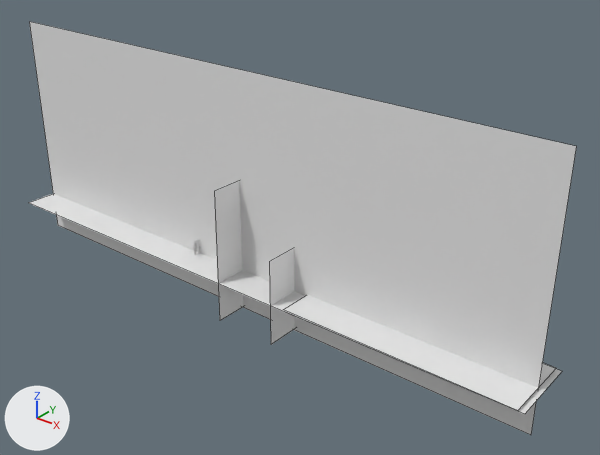
One commit to the Blender file dev/3d/UB_I.blend: the scene before it, then after it.
Rendered twice from a 50 mm camera at (36.3, -24.0, 18.0) aimed at (16.3, 1.1, 2.5). The lights are fixed; the arrows at lower left show +X, +Y and +Z. Mesh edges are drawn as thin lines on the coarser meshes.

The scene before the commit, as lines of its bpy script (objects in view):
```python
ob_ct_pressure_hull_is = bpy.data.objects.new('CT_pressure_hull.IS', me_cylinder)
ob_ct_pressure_hull_is.location = (13.62, 0.0, 1.4)
ob_pressure_hull_is = bpy.data.objects.new('pressure_hull.IS', me_cylinder_002)
ob_pressure_hull_is.location = (0.0, 0.0, 0.0)
ob_view_cs = bpy.data.objects.new('view.cs', me_plane_007)
ob_view_cs.location = (13.8, 0.01, 0.0)
ob_view_cs.rotation_euler = (-0.00873, 0.0, 0.0)  # degrees (-0.5, 0, 0)
ob_view_cs_spt14 = bpy.data.objects.new('view.cs.spt14', me_plane_004)
ob_view_cs_spt14.location = (16.8, 0.0, 0.0)
ob_view_side_late = bpy.data.objects.new('view.side.late', me_plane_005)
ob_view_side_late.location = (0.0, 0.0, 0.0)
ob_view_side_late.rotation_euler = (0.0, 0.00349, 0.0)  # degrees (0, 0.2, 0)
ob_view_top_cut = bpy.data.objects.new('view.top.cut', me_plane_003)
ob_view_top_cut.location = (0.0, 0.0, 0.0)
ob_view_top_cut.rotation_euler = (0.0, 0.0, 0.00131)  # degrees (0, 0, 0.1)
ob_view_top_cut.scale = (1.01, 1.0, 1.0)
ob_view_top_cut_uci_er = bpy.data.objects.new('view.top.cut.UCI.ER', me_plane_009)
ob_view_top_cut_uci_er.location = (17.52, 0.0, 0.1)
ob_view_top_cut_uci_er.rotation_euler = (0.0, 0.0, -0.00524)  # degrees (0, 0, -0.3)
# me_cube_013
# before: 72 (17.5, 0.0, -0.4), 73 (17.5, 0.0, -1.6), 98 (17.5, 0.0, -1.6), 99 (17.5, 0.0, -0.7), 104 (20.2, 0.0, -0.7)
# before: 105 (20.2, 0.0, -1.6), 108 (20.6, 0.0, -1.6), 109 (20.6, 0.0, -0.9), 114 (23.2, 0.0, -0.9), 115 (23.2, 0.0, -1.6)
```
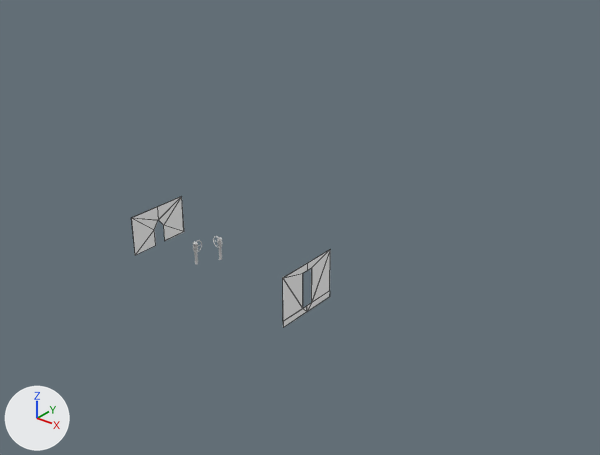
ob_pressure_hull_is is not drawn itself; it is used by a modifier of ob_upper_hull_001.
ob_chain_locker_union is not drawn itself; it is used by a modifier of ob_pressure_hull_is.
ob_ct_pressure_hull_is is not drawn itself; it is used by a modifier of ob_pressure_hull_is.

Boxes [x1, y1, x2, y2] around the edits, measured in the pictures (600 x 455 px):
'view.side.late', hidden: before [29, 21, 577, 435]
'view.top.cut.UCI.ER', hidden: before [284, 295, 556, 411]
'view.top.cut', hidden: before [29, 194, 562, 414]
'view.cs', hidden: before [214, 181, 244, 320]
'ER_bulkhead', added: after [283, 250, 330, 327]
'TR_bulkhead', added: after [132, 196, 184, 255]
'view.cs.spt14', hidden: before [269, 248, 294, 345]

Patch to the scene script:
```diff
--- a/dev/3d/UB_I.blend.py
+++ b/dev/3d/UB_I.blend.py
@@ me_cylinder @@
 me_cylinder.from_pydata(...)  # 386 vertices, 448 faces; spans x -0.62..0.62, y -0.62..0.62, z 0.0..2.0
+# me_cylinder part 1: the loose piece of 256 vertices spanning x -0.04..0.62, y -0.33..0.33, z 1.87..2.0 is deleted
 me_cylinder.materials.append(mat_textured_paint)
@@ me_cube_013 @@
 me_cube_013.from_pydata(...)  # 117 vertices, 140 faces; spans x 3.5..23.2, y 0.0..1.7, z -1.6..1.0
 # verts and faces of me_cube_013; kept vertices keep their numbers, new ones are numbered from 117
+# me_cube_013 part 2
+delete_faces([(72, 73, 98, 99), (98, 105, 104, 99), (104, 105, 108, 109), (108, 115, 114, 109)])
 me_cube_013.materials.append(mat_textured_paint)
@@ me_cube_014 @@
+me_cube_014.from_pydata([(0.0, 1.6, -0.35), (-0.01, 1.6, -0.35), (0.0, 1.6, 1.6), (0.0, 0.0, 1.6), (-0.01, 0.0, 1.6), (-0.01, 1.6, 1.6), (0.0, 0.3, -0.35), (0.01, 0.3, -0.35), (0.0, 0.3, 0.5), (0.0, 0.3, 0.5), (0.0, 0.0, 0.9), (0.0, 0.0, 0.9)], [], [(2, 5, 4, 3), (2, 0, 1, 5), (0, 7, 6, 1), (8, 5, 1), (6, 8, 1), (9, 0, 2), (7, 0, 9), (8, 10, 5), (10, 4, 5), (3, 11, 2), (11, 9, 2)])
+me_cube_014.materials.append(mat_textured_paint)  # white #ffffff
@@ ob_pressure_hull_is @@
 _m = ob_pressure_hull_is.modifiers.new('Boolean.001', 'BOOLEAN')
 _m.solver = 'FLOAT'
-_m = ob_pressure_hull_is.modifiers.new('Boolean', 'BOOLEAN')
+_m = ob_pressure_hull_is.modifiers.new('Boolean.002', 'BOOLEAN')
 _m.object = ob_aft_trim_tank_union
@@ ob_pressure_hull_is @@
 _m = ob_pressure_hull_is.modifiers.new('Boolean', 'BOOLEAN')
 _m.solver = 'FLOAT'
+_m = ob_pressure_hull_is.modifiers.new('Boolean.003', 'BOOLEAN')
+_m.object = ob_chain_locker_union
+_m.operation = 'UNION'
+_m.solver = 'FLOAT'
+_m = ob_pressure_hull_is.modifiers.new('Boolean', 'BOOLEAN')
+_m.object = ob_ct_pressure_hull_is
+_m.operation = 'INTERSECT'
+_m.solver = 'FLOAT'
 ob_pressure_hull_is.hide_set(True)  # wire or fog, not drawn
@@ ob_ct_pressure_hull_is @@
 ob_ct_pressure_hull_is.location = (13.62, 0.0, 1.4)
+ob_ct_pressure_hull_is.scale = (0.98, 0.98, 1.0)
 ob_ct_pressure_hull_is.hide_set(True)  # its collection is switched off
@@ ob_view_top_cut_uci_er @@
 ob_view_top_cut_uci_er.rotation_euler = (0.0, 0.0, -0.00524)  # degrees (0, 0, -0.3)
+ob_view_top_cut_uci_er.hide_set(True)  # its collection is switched off
@@ ob_view_cs @@
 ob_view_cs.rotation_euler = (-0.00873, 0.0, 0.0)  # degrees (-0.5, 0, 0)
+ob_view_cs.hide_set(True)  # its collection is switched off
@@ ob_view_side_late @@
 ob_view_side_late.rotation_euler = (0.0, 0.00349, 0.0)  # degrees (0, 0.2, 0)
+ob_view_side_late.hide_set(True)  # its collection is switched off
@@ ob_view_cs_spt14 @@
 ob_view_cs_spt14.location = (16.8, 0.0, 0.0)
+ob_view_cs_spt14.hide_set(True)  # its collection is switched off
@@ ob_view_top_cut @@
 ob_view_top_cut.scale = (1.01, 1.0, 1.0)
+ob_view_top_cut.hide_set(True)  # its collection is switched off
@@ ob_chain_locker_union @@
+ob_chain_locker_union = bpy.data.objects.new('chain_locker.union', me_cylinder_020)  # 66 vertices, 96 faces; spans x -0.23..0.23, y -0.23..0.23, z -0.45..1.65; in mat_textured_paint (white #ffffff)
+ob_chain_locker_union.location = (5.0, 0.0, 0.0)
@@ ob_er_bulkhead @@
+ob_er_bulkhead = bpy.data.objects.new('ER_bulkhead', me_cube_004)  # 18 vertices, 17 faces; spans x -0.01..0.01, y 0.0..1.6, z -0.75..1.6; in mat_textured_paint (white #ffffff); modifiers MIRROR, BOOLEAN
+ob_er_bulkhead.location = (17.5, 0.0, 0.0)
@@ ob_tr_bulkhead @@
+ob_tr_bulkhead = bpy.data.objects.new('TR_bulkhead', me_cube_014)  # modifiers MIRROR, BOOLEAN
+ob_tr_bulkhead.location = (8.41, 0.0, 0.0)
```
